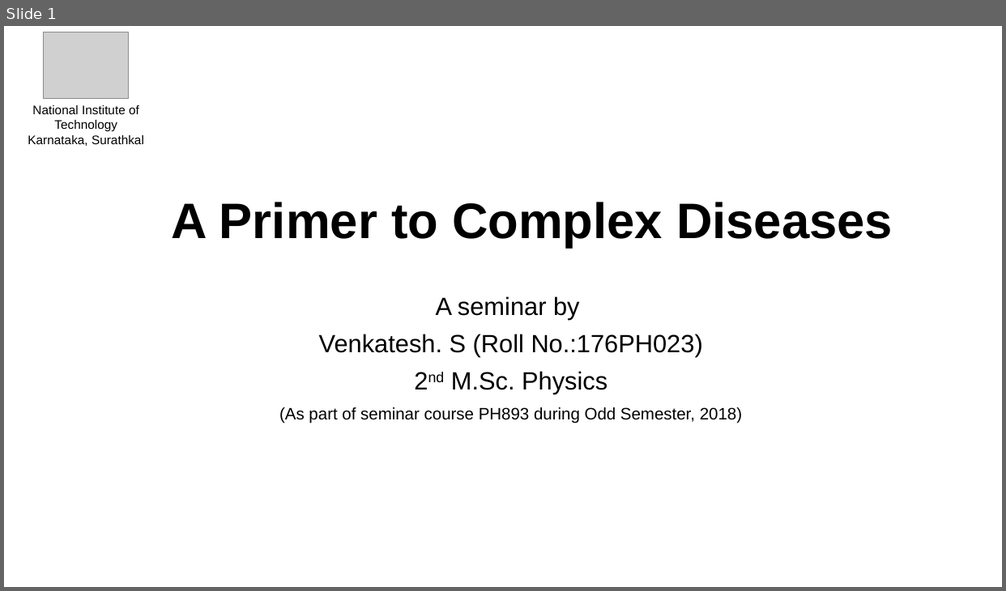
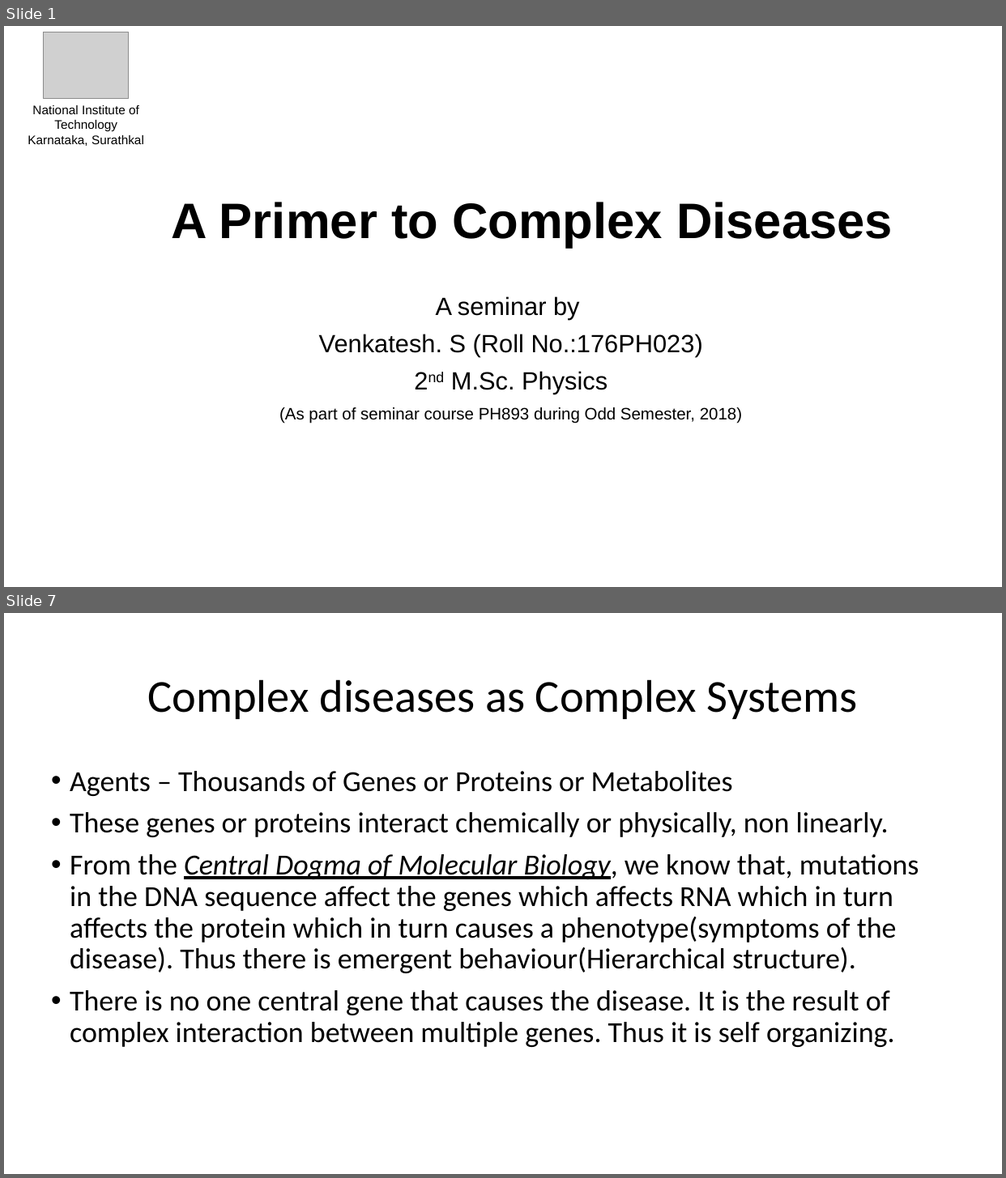
Before and after one commit to VenkiPhy6/seminar-thirdsem, a slide deck: A Primer to Complex Diseases.pptx. Shown one above the other, each under a label of ours: slide 1 before the commit, slides 1 and 7 after it; the slides between them are not shown. The pictures are 1006x591 and 1006x1178 pixels, drawn with LibreOffice and Linux fonts; fonts in the diff are those of the drawing; grey boxes stand for pictures. Boxes give left, top, right and bottom in pixels: in the first picture for what was removed or moved away, otherwise in the second. Text is boxed around its words. In the diff, an @@ line names an element or a change of style, - is before the commit and + after.

```diff
--- a/A Primer to Complex Diseases.pptx
+++ b/A Primer to Complex Diseases.pptx
@@ slide 7 added at [4, 613, 1002, 1174], background #FFFFFF @@
@@ title added at [147, 679, 857, 719], 44 pt, text #000000 @@
+Complex diseases as Complex Systems
@@ text added at [70, 771, 919, 1047], 28 pt, text #000000 @@
+• Agents – Thousands of Genes or Proteins or Metabolites
+• These genes or proteins interact chemically or physically, non linearly.
+• From the Central Dogma of Molecular Biology, we know that, mutations in the DNA sequence affect the genes which affects RNA which in turn affects the protein which in turn causes a phenotype(symptoms of the disease). Thus there is emergent behaviour(Hierarchical structure).
+• There is no one central gene that causes the disease. It is the result of complex interaction between multiple genes. Thus it is self organizing.
```
Also in this commit, not shown: 4 slides changed, 5 other slides added.
